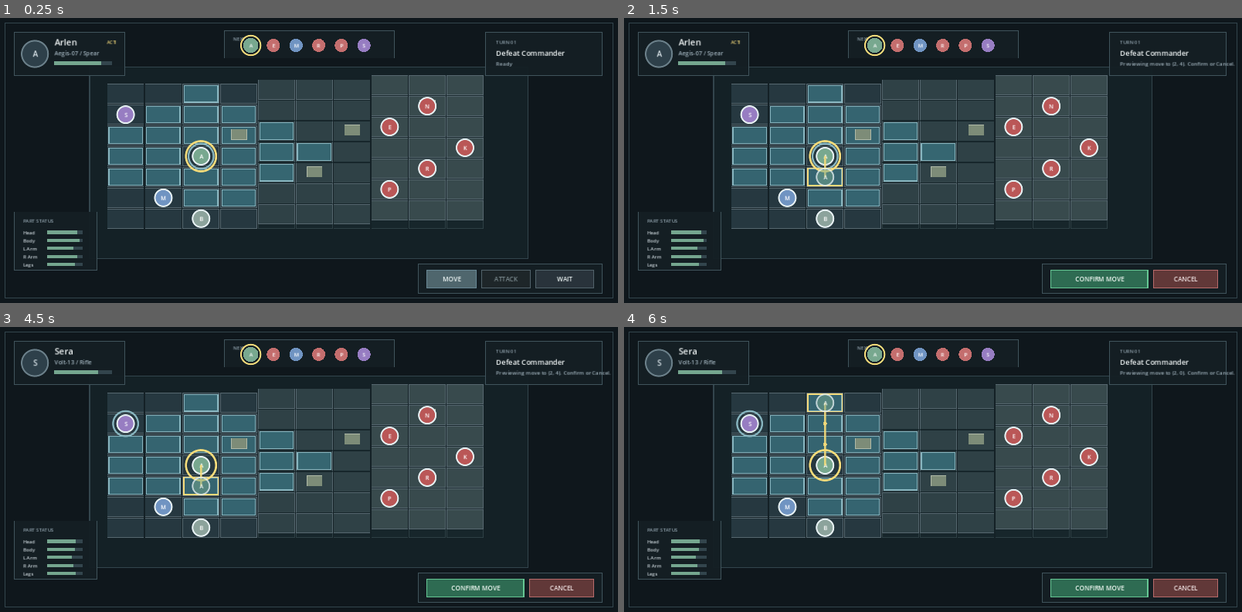
Above: before the commit, frames 1-4 (two rows, left to right).
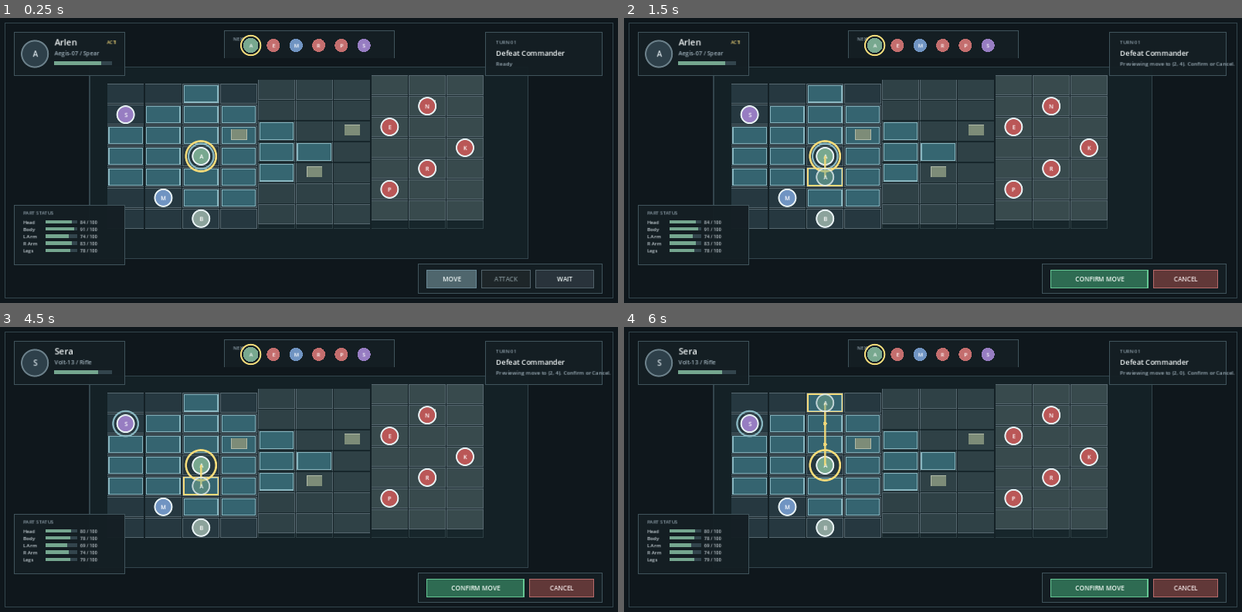
Above: after the commit, the same moments.

Repository: toonnix-github/magic-robot-tactic-war
Game: Godot game, scene res://scenes/main.tscn
The game is run twice, just before and just after one commit, with the same random seed, the same clock (stepped at 60 frames per second) and the same inputs.
Inputs (mouse positions are in pixels of both pictures, inside the frame that each line leads up to):
- Up to frame 1 (0.25 s): no input
- Up to frame 2 (1.5 s): tap Enter at 0.5 s; click (933, 160) at 0.67 s; tap Space at 1.25 s; move the mouse to (809, 174) at 1.27 s; click (809, 174) at 1.42 s
- Up to frame 3 (4.5 s): tap Enter at 2, 3.5 s; move the mouse to (370, 406) at 2.02 s; click (370, 406) at 2.17 s; tap Space at 2.75, 4.25 s; move the mouse to (278, 526) at 2.77 s; click (278, 526) at 2.92 s; move the mouse to (494, 512) at 3.52 s; click (494, 512) at 3.67 s; move the mouse to (123, 426) at 4.27 s; click (123, 426) at 4.42 s
- Up to frame 4 (6 s): move the mouse to (963, 469) at 5.02 s; click (963, 469) at 5.17 s; move the mouse to (840, 398) at 5.77 s; click (840, 398) at 5.92 s

The runs differ from the first frame. In frame 1, 1.3% of the frame differs, in the area x 2-21%, y 65-89%; in frame 2, 1.3%; in frame 3, 1.3%; in frame 4, 1.3%.

Commit message:
feat: add numeric HP values on mech parts and shield (#23)

Diff:
--- a/src/main.gd
+++ b/src/main.gd
@@ -2814,19 +2814,57 @@
 
 
 
+func _part_hp_text(unit, part_name: String) -> String:
+	if unit == null or not unit.get("parts", {}).has(part_name):
+		return "0 / 0"
+	var part: Dictionary = unit["parts"][part_name]
+	var hp := int(part.get("hp", 0))
+	var max_hp := int(part.get("max_hp", PART_MAX_HP))
+	if bool(part.get("destroyed", false)) or hp <= 0:
+		return "0 / %d DESTROYED" % max_hp
+	return "%d / %d" % [hp, max_hp]
+
+
+func _shield_hp_text(unit) -> String:
+	if unit == null or int(unit.get("shield_max_hp", 0)) <= 0:
+		return ""
+	var hp := int(unit.get("shield_hp", 0))
+	var max_hp := int(unit.get("shield_max_hp", 0))
+	if hp <= 0 or not _shield_is_active(unit):
+		return "0 / %d BROKEN" % max_hp
+	return "%d / %d" % [hp, max_hp]
+
+
 func _draw_part_status_panel() -> void:
 	if selected_unit == null:
 		return
 
-	_draw_panel(_r(30, 410, 176, 124))
-	draw_string(_font(), _p(48, 433), "PART STATUS", HORIZONTAL_ALIGNMENT_LEFT, -1.0, _font_size(10), Color(0.56, 0.63, 0.67))
+	var has_shield: bool = int(selected_unit.get("shield_max_hp", 0)) > 0
+	var panel_h: float = 142.0 if has_shield else 126.0
+	_draw_panel(_r(30, 396, 235, panel_h))
+	draw_string(_font(), _p(48, 416), "PART STATUS", HORIZONTAL_ALIGNMENT_LEFT, -1.0, _font_size(10), Color(0.56, 0.63, 0.67))
+	var y := 436.0
 	for index in range(PART_NAMES.size()):
 		var part_name: String = PART_NAMES[index]
-		var y := 458.0 + index * 17.0
 		var part: Dictionary = selected_unit["parts"][part_name]
-		var label_color := Color(0.78, 0.82, 0.84) if not bool(part["destroyed"]) else Color(0.88, 0.48, 0.46)
+		var p_hp := int(part.get("hp", 0))
+		var destroyed: bool = bool(part.get("destroyed", false)) or p_hp <= 0
+		var label_color := Color(0.78, 0.82, 0.84) if not destroyed else Color(0.88, 0.48, 0.46)
 		draw_string(_font(), _p(48, y), _short_part_name(part_name), HORIZONTAL_ALIGNMENT_LEFT, -1.0, _font_size(10), label_color)
-		_draw_bar(_r(100, y - 8.0, 76, 7), _part_hp_ratio(selected_unit, part_name), Color(0.46, 0.65, 0.56) if not bool(part["destroyed"]) else Color(0.76, 0.32, 0.31))
+		_draw_bar(_r(96, y - 8.0, 68, 7), _part_hp_ratio(selected_unit, part_name), Color(0.46, 0.65, 0.56) if not destroyed else Color(0.76, 0.32, 0.31))
+		var hp_str := _part_hp_text(selected_unit, part_name)
+		draw_string(_font(), _p(170, y), hp_str, HORIZONTAL_ALIGNMENT_LEFT, -1.0, _font_size(9), label_color)
+		y += 15.0
+
+	if has_shield:
+		var s_hp := int(selected_unit.get("shield_hp", 0))
+		var s_max := int(selected_unit.get("shield_max_hp", 0))
+		var s_active := _shield_is_active(selected_unit)
+		var s_col := Color(0.53, 0.71, 0.75) if s_active else Color(0.76, 0.32, 0.31)
+		draw_string(_font(), _p(48, y), "Shield", HORIZONTAL_ALIGNMENT_LEFT, -1.0, _font_size(10), s_col)
+		_draw_bar(_r(96, y - 8.0, 68, 7), float(s_hp) / float(s_max) if s_max > 0 else 0.0, Color(0.40, 0.60, 0.75) if s_active else Color(0.76, 0.32, 0.31))
+		var s_str := _shield_hp_text(selected_unit)
+		draw_string(_font(), _p(170, y), s_str, HORIZONTAL_ALIGNMENT_LEFT, -1.0, _font_size(9), s_col)
 
 
 func _inspect_target(target) -> Dictionary:
@@ -2953,7 +2991,7 @@
 		var label_col := Color(0.78, 0.82, 0.84) if not destroyed else Color(0.88, 0.48, 0.46)
 		draw_string(_font(), _p(976, y), _short_part_name(part_name), HORIZONTAL_ALIGNMENT_LEFT, -1.0, _font_size(10), label_col)
 		_draw_bar(_r(1030, y - 8.0, 130, 7), float(p_hp) / float(p_max) if p_max > 0 else 0.0, Color(0.46, 0.65, 0.56) if not destroyed else Color(0.76, 0.32, 0.31))
-		var hp_text := "%d/%d" % [p_hp, p_max] if not destroyed else "DESTROYED"
+		var hp_text := _part_hp_text(selected_unit, part_name)
 		draw_string(_font(), _p(1170, y), hp_text, HORIZONTAL_ALIGNMENT_LEFT, -1.0, _font_size(9), label_col)
 		y += 15.0
 
@@ -2963,7 +3001,7 @@
 		var s_active: bool = bool(data["shield_active"])
 		draw_string(_font(), _p(976, y), "Shield", HORIZONTAL_ALIGNMENT_LEFT, -1.0, _font_size(10), Color(0.53, 0.71, 0.75) if s_active else Color(0.76, 0.32, 0.31))
 		_draw_bar(_r(1030, y - 8.0, 130, 7), float(s_hp) / float(s_max) if s_max > 0 else 0.0, Color(0.40, 0.60, 0.75) if s_active else Color(0.76, 0.32, 0.31))
-		var s_text := "%d/%d" % [s_hp, s_max] if s_active else "BROKEN"
+		var s_text := _shield_hp_text(selected_unit)
 		draw_string(_font(), _p(1170, y), s_text, HORIZONTAL_ALIGNMENT_LEFT, -1.0, _font_size(9), Color(0.53, 0.71, 0.75) if s_active else Color(0.76, 0.32, 0.31))
 		y += 15.0
 
--- a/tests/godot/battle_milestone_test.gd
+++ b/tests/godot/battle_milestone_test.gd
@@ -98,6 +98,7 @@
 	_run_attack_overlay_acceptance(scene)
 	_run_movement_preview_acceptance(scene)
 	_run_enemy_inspection_acceptance(scene)
+	_run_numeric_hp_acceptance(scene)
 
 	if _failures.is_empty():
 
@@ -1998,6 +1999,86 @@
 	scene.notification(CanvasItem.NOTIFICATION_DRAW)
 
 
+func _run_numeric_hp_acceptance(scene: Control) -> void:
+	var required_methods := [
+		"_part_hp_text",
+		"_shield_hp_text",
+	]
+	for method in required_methods:
+		_assert_true(scene.has_method(method), "numeric HP API exists: %s" % method)
+	if not _failures.is_empty():
+		return
+
+	_test_part_hp_numbers_match_simulation_state_before_and_after_damage(scene)
+	_test_destroyed_part_displays_zero_and_destroyed_label(scene)
+	_test_shield_numeric_hp_decreases_on_damage(scene)
+	_test_selecting_different_unit_updates_numeric_hp(scene)
+
+
+func _test_part_hp_numbers_match_simulation_state_before_and_after_damage(scene: Control) -> void:
+	scene._load_mission("ancient_ruins")
+	var arlen = scene._unit_by_id("arlen")
+	var body_hp := int(arlen["parts"]["Body"]["hp"])
+	var body_max := int(arlen["parts"]["Body"]["max_hp"])
+	_assert_equal(scene._part_hp_text(arlen, "Body"), "%d / %d" % [body_hp, body_max], "body displays numeric HP matching simulation")
+	var head_hp := int(arlen["parts"]["Head"]["hp"])
+	var head_max := int(arlen["parts"]["Head"]["max_hp"])
+	_assert_equal(scene._part_hp_text(arlen, "Head"), "%d / %d" % [head_hp, head_max], "head displays numeric HP matching simulation")
+
+	scene._damage_part(arlen, "Body", 35)
+	_assert_equal(scene._part_hp_text(arlen, "Body"), "%d / %d" % [body_hp - 35, body_max], "part HP text reflects reduced HP after damage")
+
+	scene._damage_part(arlen, "Body", 15)
+	_assert_equal(scene._part_hp_text(arlen, "Body"), "%d / %d" % [body_hp - 50, body_max], "part HP text updates continuously on damage")
+
+
+func _test_destroyed_part_displays_zero_and_destroyed_label(scene: Control) -> void:
+	scene._load_mission("ancient_ruins")
+	var arlen = scene._unit_by_id("arlen")
+	scene._damage_part(arlen, "Right Arm", 100)
+	_assert_true(bool(arlen["parts"]["Right Arm"]["destroyed"]), "part marked destroyed")
+	_assert_equal(scene._part_hp_text(arlen, "Right Arm"), "0 / 100 DESTROYED", "destroyed part displays 0 and DESTROYED label")
+
+	scene._damage_part(arlen, "Left Arm", 250)
+	_assert_equal(scene._part_hp_text(arlen, "Left Arm"), "0 / 100 DESTROYED", "overkilled part displays exactly 0, never negative")
+
+
+func _test_shield_numeric_hp_decreases_on_damage(scene: Control) -> void:
+	scene._load_mission("ascending_ridge")
+	var guard = scene._unit_by_id("enemy_ridge_guard")
+	_assert_true(int(guard["shield_max_hp"]) > 0, "guard has shield")
+	_assert_equal(scene._shield_hp_text(guard), "%d / %d" % [guard["shield_hp"], guard["shield_max_hp"]], "initial shield HP text matches state")
+
+	var initial_hp: int = int(guard["shield_hp"])
+	scene._damage_shield(guard, 20)
+	_assert_equal(scene._shield_hp_text(guard), "%d / %d" % [initial_hp - 20, guard["shield_max_hp"]], "shield numeric HP decreases after damage")
+
+	scene._damage_shield(guard, initial_hp)
+	_assert_equal(scene._shield_hp_text(guard), "0 / %d BROKEN" % int(guard["shield_max_hp"]), "broken shield displays 0 and BROKEN label")
+
+	var blade = scene._unit_by_id("enemy_blade")
+	_assert_equal(scene._shield_hp_text(blade), "", "unit without shield returns empty string")
+
+
+func _test_selecting_different_unit_updates_numeric_hp(scene: Control) -> void:
+	scene._load_mission("ancient_ruins")
+	var arlen = scene._unit_by_id("arlen")
+	var enemy = scene._unit_by_id("enemy_blade")
+	var arlen_head_hp := int(arlen["parts"]["Head"]["hp"])
+	var enemy_head_hp := int(enemy["parts"]["Head"]["hp"])
+	scene._damage_part(enemy, "Head", 40)
+
+	scene._select_unit(arlen)
+	_assert_equal(scene.selected_unit["id"], "arlen", "arlen is selected")
+	_assert_equal(scene._part_hp_text(scene.selected_unit, "Head"), "%d / 100" % arlen_head_hp, "arlen has initial Head HP")
+
+	scene._select_unit(enemy)
+	_assert_equal(scene.selected_unit["id"], "enemy_blade", "enemy is selected")
+	_assert_equal(scene._part_hp_text(scene.selected_unit, "Head"), "%d / 100" % (enemy_head_hp - 40), "selected enemy displays damaged Head HP")
+
+	scene.notification(CanvasItem.NOTIFICATION_DRAW)
+
+
 func _assert_true(actual: bool, message: String) -> void:
 
 
Not shown, changed: tests/test_battle_milestone_static.py
